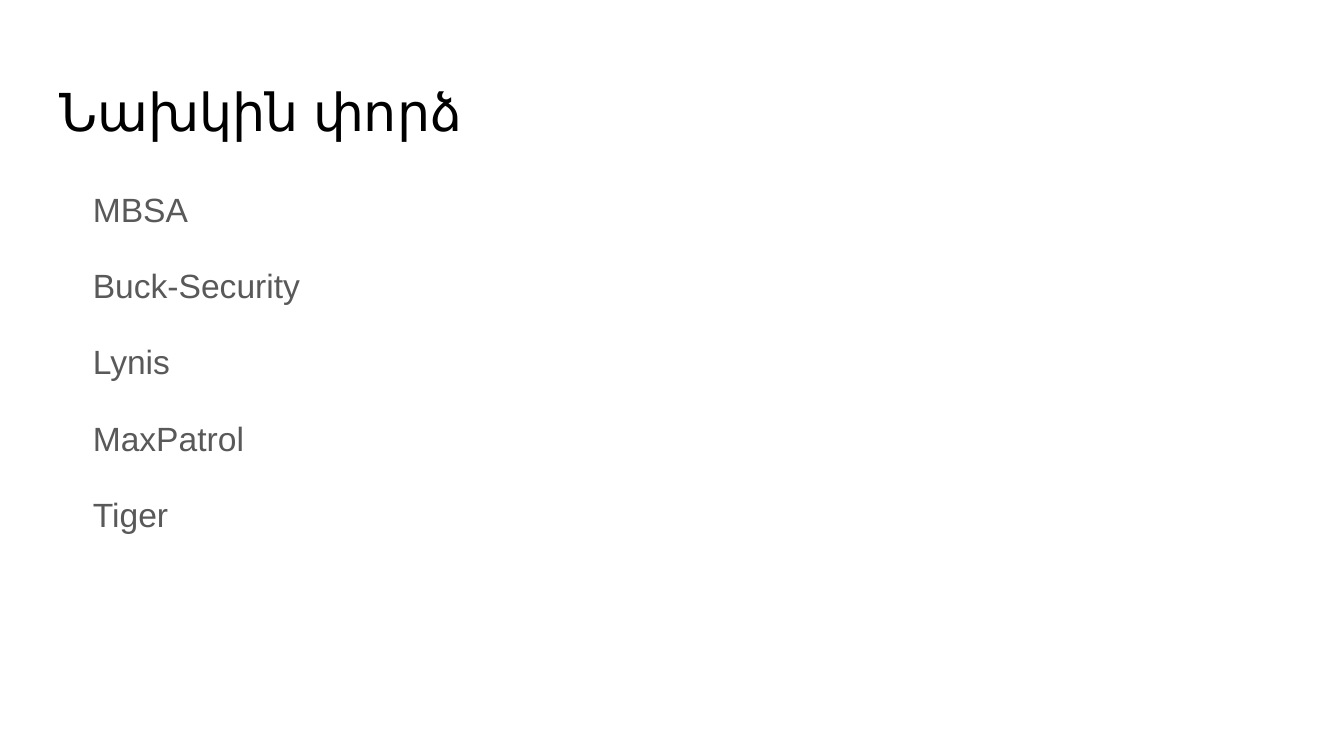
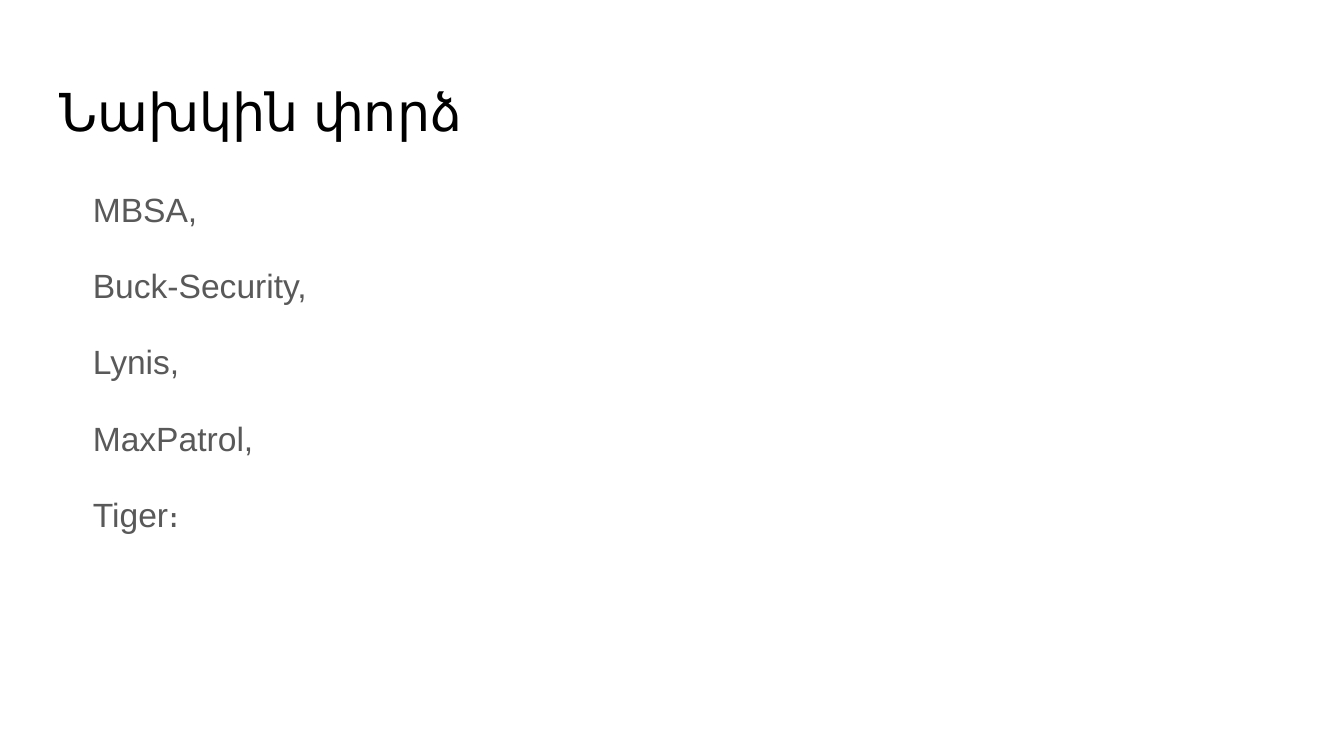
Before and after one commit to axper/lmap, a slide deck: slide 11 of tex/2016/presentation/presentation.pptx (slide 10 before the commit). Drawn at 1344x756 pixels with LibreOffice and Linux fonts; fonts in the diff are those of the drawing. Boxes give left, top, right and bottom in pixels: in the first picture for what was removed or moved away, otherwise in the second. Text is boxed around its words. In the diff, an @@ line names an element or a change of style, - is before the commit and + after.

```diff
--- a/tex/2016/presentation/presentation.pptx
+++ b/tex/2016/presentation/presentation.pptx
@@ text at (93,198,307,533): text changed @@
-MBSA
-Buck-Security
-Lynis
-MaxPatrol
-Tiger
+MBSA,
+Buck-Security,
+Lynis,
+MaxPatrol,
+Tiger։
```
Also in this commit, not shown: 9 other slides changed, 1 slide added, 2 other files.
